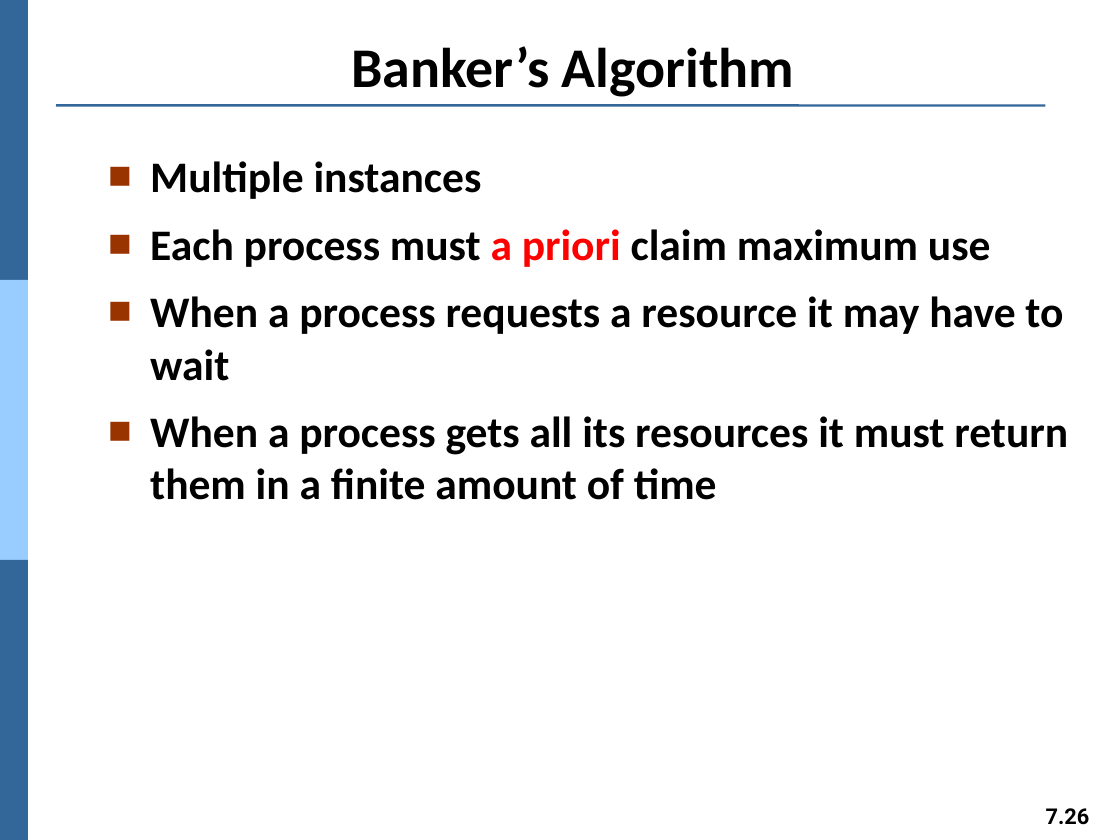
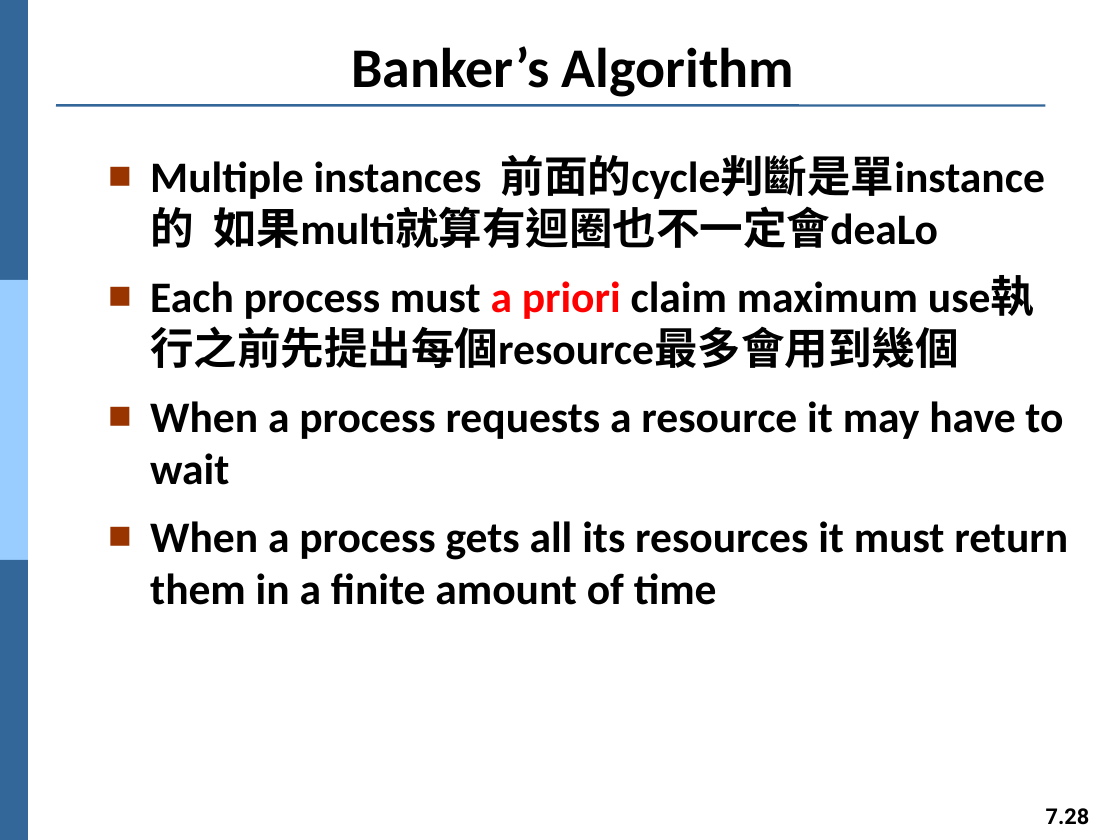
Before and after one commit to Yang09701194/OS_Learning, a slide deck: slide 28 of ch07.pptx (slide 26 before the commit). Drawn at 1120x840 pixels with LibreOffice and Linux fonts; fonts in the diff are those of the drawing. Boxes give left, top, right and bottom in pixels: in the first picture for what was removed or moved away, otherwise in the second. Text is boxed around its words. In the diff, an @@ line names an element or a change of style, - is before the commit and + after.

```diff
--- a/ch07.pptx
+++ b/ch07.pptx
@@ text at [150,155,1045,319]: text changed @@
-■ Multiple instances
-■ Each process must a priori claim maximum use
+■ Multiple instances 前面的cycle判斷是單instance的 如果multi就算有迴圈也不一定會deaLo
+■ Each process must a priori claim maximum use執行之前先提出每個resource最多會用到幾個
@@ page number at [1046,808,1090,825]: text changed @@
-7.26
+7.28
```
Also in this commit, not shown: 12 other slides changed, 2 slides added.
